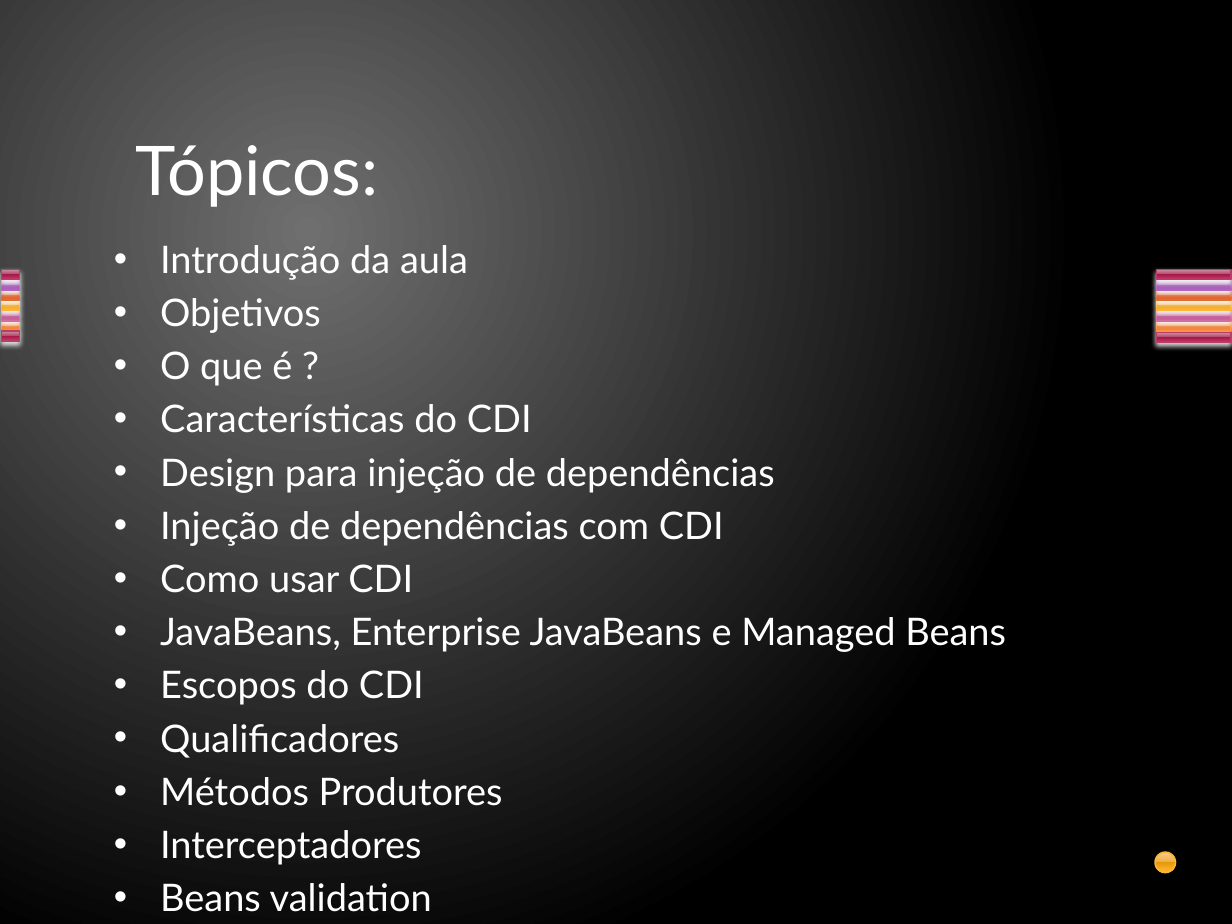
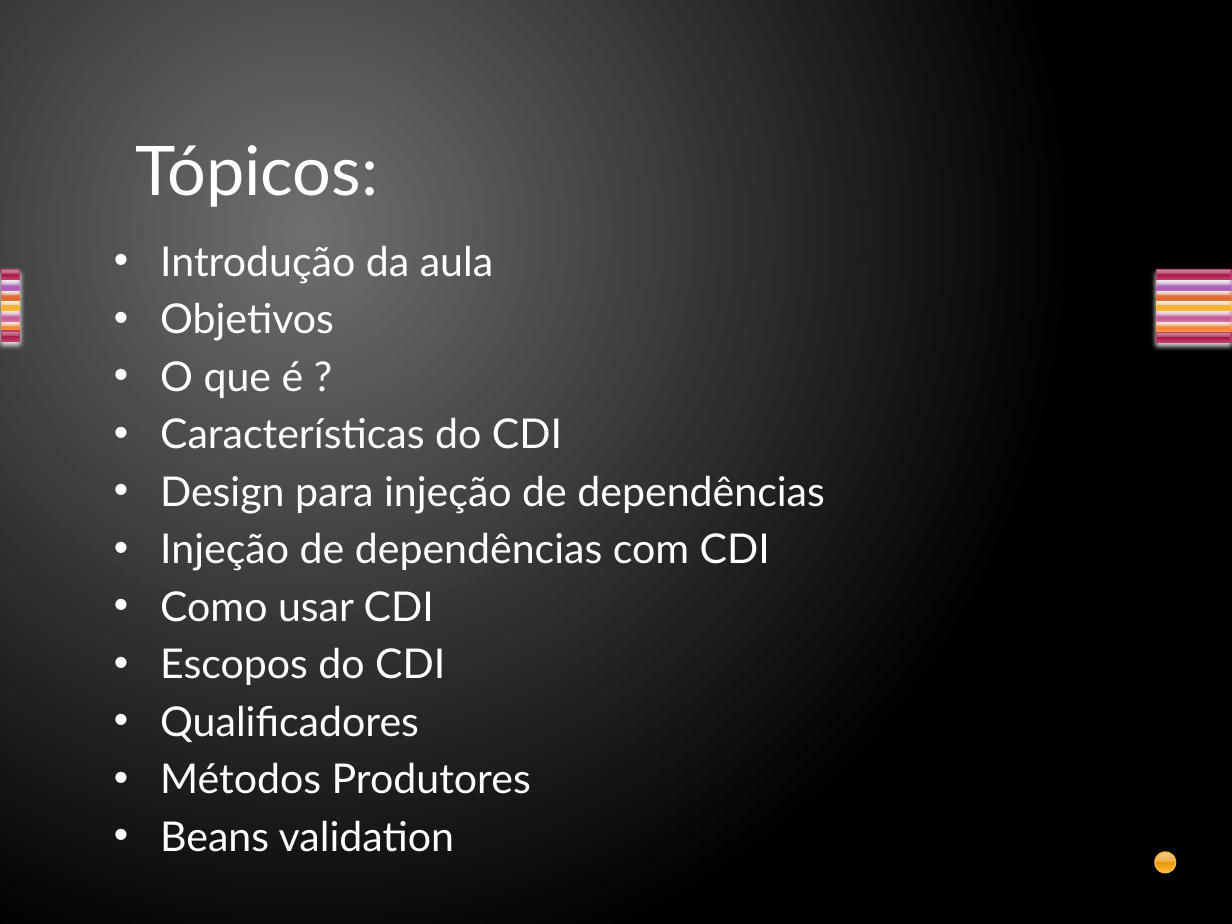
Before and after one commit to davirj9/javaAvancado, a slide deck: slide 2 of AulasAvancado/src/main/resources/br/com/3- CDI/CDI.pptx. Drawn at 1232x924 pixels with LibreOffice and Linux fonts; fonts in the diff are those of the drawing. Boxes give left, top, right and bottom in pixels: in the first picture for what was removed or moved away, otherwise in the second. Text is boxed around its words. In the diff, an @@ line names an element or a change of style, - is before the commit and + after.

```diff
--- a/AulasAvancado/src/main/resources/br/com/3- CDI/CDI.pptx
+++ b/AulasAvancado/src/main/resources/br/com/3- CDI/CDI.pptx
@@ text "Introdução da aula" at (x1=160, y1=245, x2=825, y2=852): size 22.2 to 24 pt @@
@@ text at (x1=160, y1=617, x2=1006, y2=652): paragraph removed @@
-• JavaBeans, Enterprise JavaBeans e Managed Beans
@@ text at (x1=160, y1=830, x2=421, y2=865): paragraph removed @@
-• Interceptadores
```
Also in this commit, not shown: 3 slides added, 3 other files.
